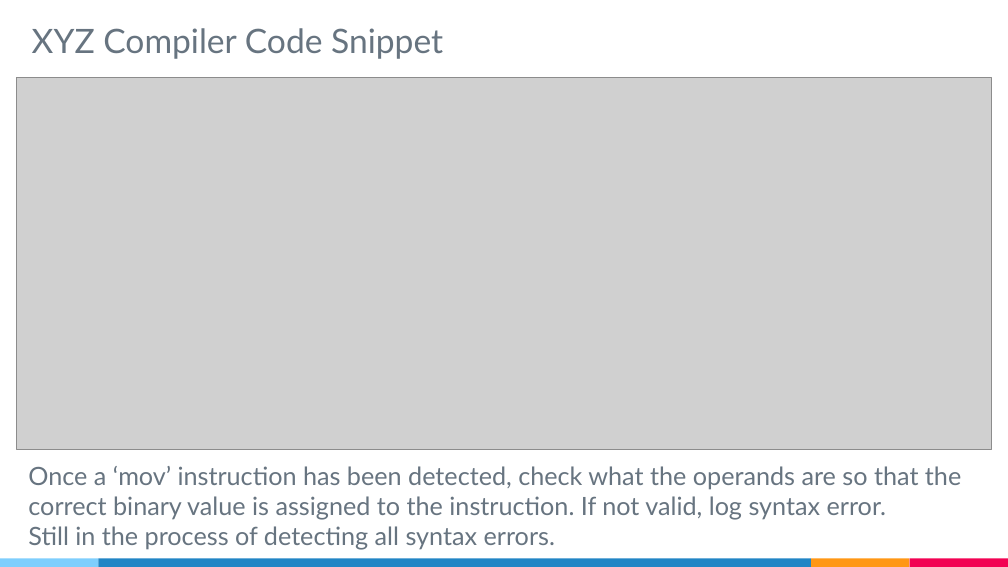
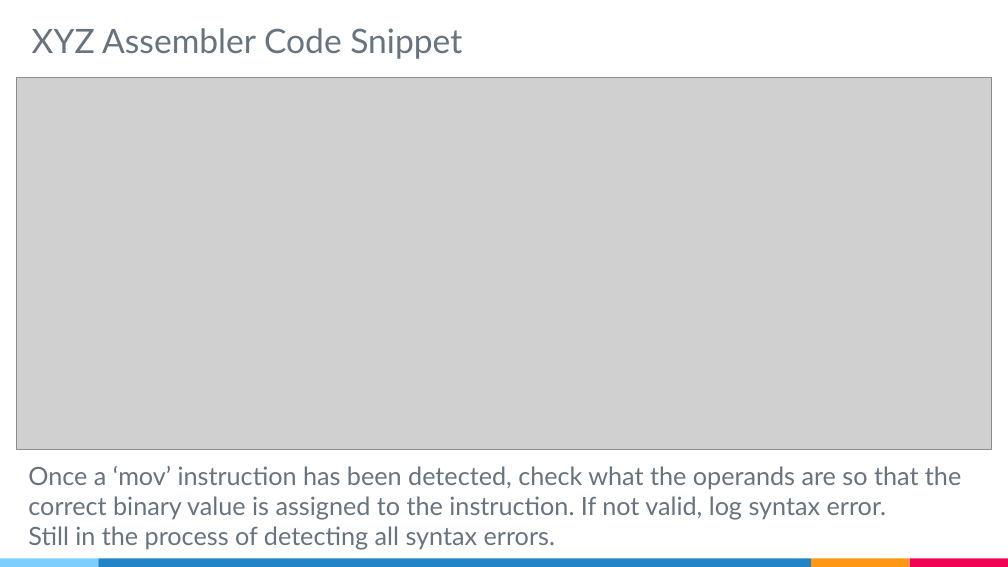
Before and after one commit to mwae-bu/EC311-XYZ-Final_Project, a slide deck: slide 9 of EC311 XYZ Final Project Presentation.pptx. Drawn at 1008x567 pixels with LibreOffice and Linux fonts; fonts in the diff are those of the drawing; grey boxes stand for pictures. Boxes give left, top, right and bottom in pixels: in the first picture for what was removed or moved away, otherwise in the second. Text is boxed around its words. In the diff, an @@ line names an element or a change of style, - is before the commit and + after.

```diff
--- a/EC311 XYZ Final Project Presentation.pptx
+++ b/EC311 XYZ Final Project Presentation.pptx
@@ text at <box>32,28,462,59</box>: text changed @@
-XYZ Compiler Code Snippet
+XYZ Assembler Code Snippet
```
Also in this commit, not shown: 7 other slides changed.
